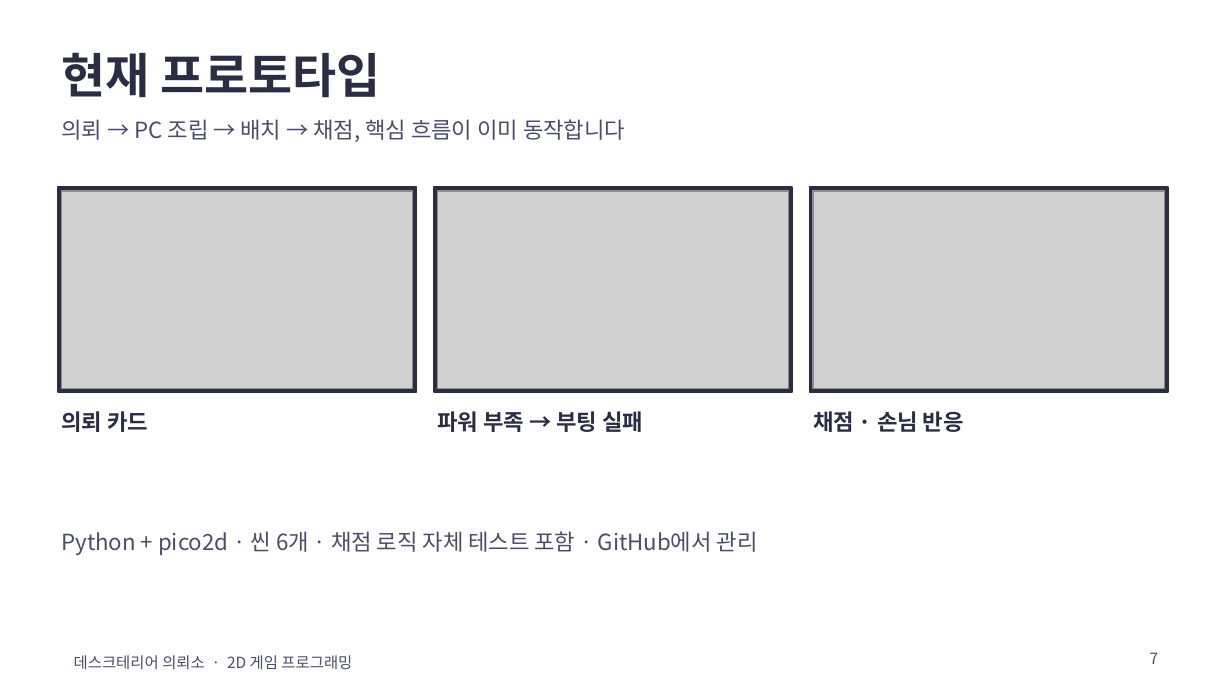
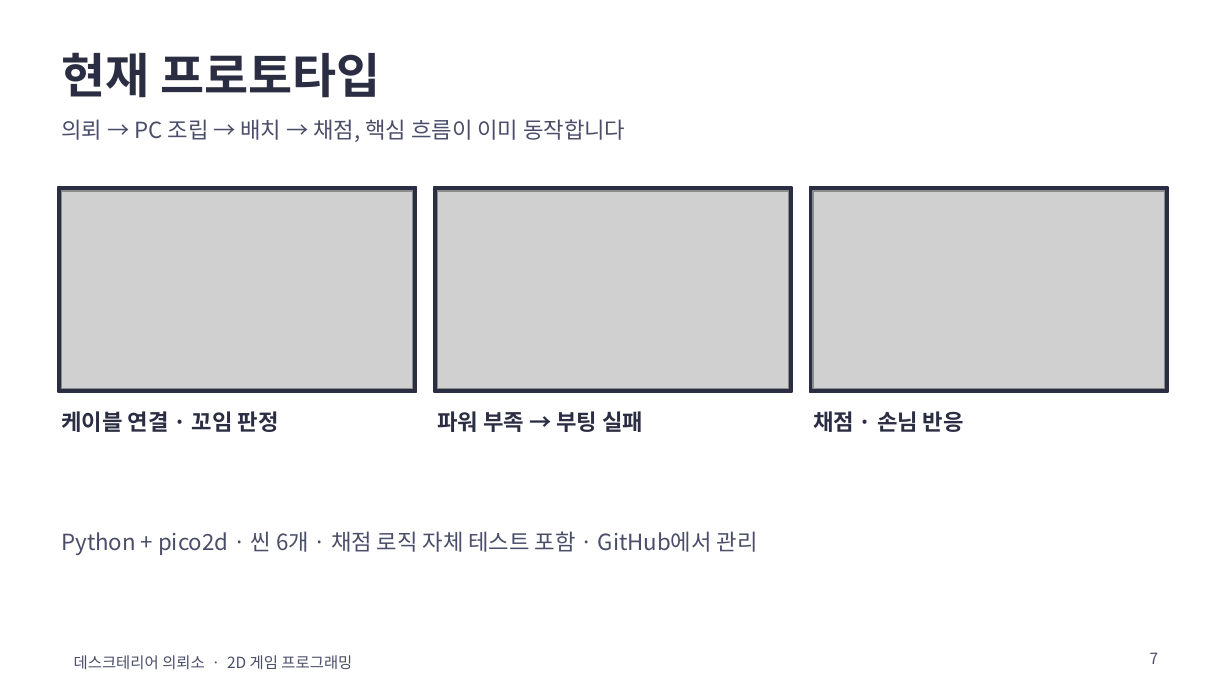
Before and after one commit to gladinoo/2DGAMEPROJECT, a slide deck: slide 7 of docs/데스크테리어의뢰소_발표.pptx. Drawn at 1232x693 pixels with LibreOffice and Linux fonts; fonts in the diff are those of the drawing; grey boxes stand for pictures. Boxes give left, top, right and bottom in pixels: in the first picture for what was removed or moved away, otherwise in the second. Text is boxed around its words. In the diff, an @@ line names an element or a change of style, - is before the commit and + after.

```diff
--- a/docs/데스크테리어의뢰소_발표.pptx
+++ b/docs/데스크테리어의뢰소_발표.pptx
@@ text at [62,411,279,432]: text changed @@
-의뢰 카드
+케이블 연결 · 꼬임 판정
```
Also in this commit, not shown: 2 other slides changed, 1 other file.
